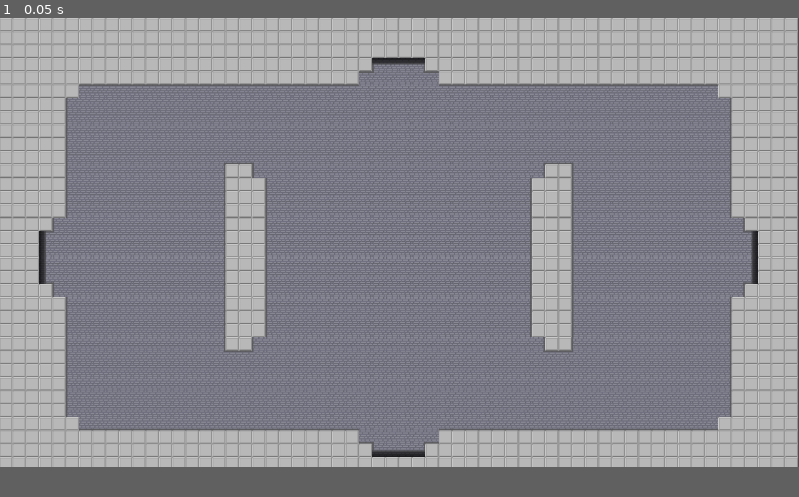
Above: before the commit, frame 1.
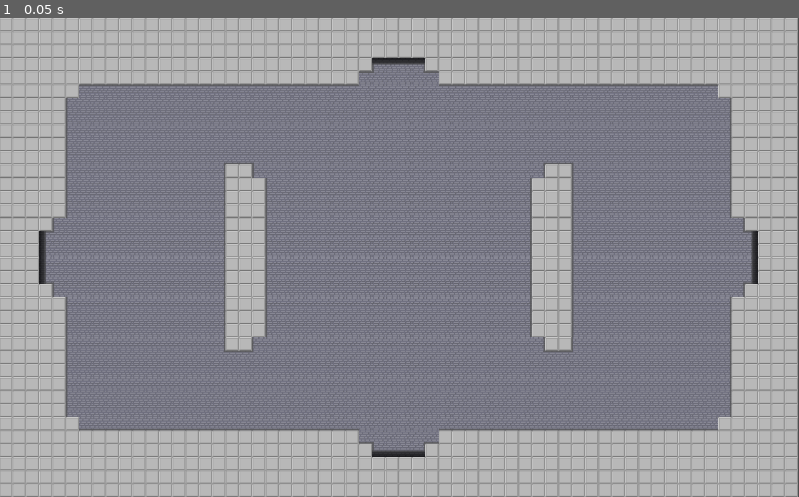
Above: after the commit, the same moment.

Repository: TauMark/RollinsAbschlussprojekt
Game: Godot game, scene res://Scenes/Level1.tscn
The game is run twice, just before and just after one commit, with the same random seed, the same clock (stepped at 60 frames per second) and the same inputs. Before the commit the project has no main scene; this scene is started directly in both runs.
Inputs:
- Up to frame 1 (0.05 s): no input
In our replay, the window is 799x449 before the commit and 799x479 after it. These sizes can differ from the game's own. Grey fills any space a smaller window leaves; there, only what the larger window draws over its background counts as a difference.

The runs differ from the first frame. In frame 1, 1.1% of the frame differs, in the area x 0-100%, y 93-100%.

Commit message:
Wall Collision added

Diff:
--- a/Scenes/Level1.tscn
+++ b/Scenes/Level1.tscn
@@ -1,7 +1,6 @@
 [gd_scene format=4 uid="uid://d22v1uo7du3s0"]
 
 [ext_resource type="Texture2D" uid="uid://crdkmyghcxjb4" path="res://Assets/Tilesheets/SpriteSheetMainBG_V2.png" id="1_q12u6"]
-[ext_resource type="Texture2D" uid="uid://coxreaawxdbso" path="res://Assets/tilesheet_complete.webp" id="2_joc8x"]
 
 [sub_resource type="TileMapPattern" id="TileMapPattern_gfjgm"]
 tile_data = PackedInt32Array(0, 0, 0, 65536, 0, 0, 131072, 0, 0, 1, 0, 0, 65537, 0, 1, 131073, 0, 0, 2, 0, 0, 65538, 0, 0, 131074, 0, 0)
@@ -27,7 +26,7 @@
 1:0/0 = 0
 1:0/0/terrain_set = 0
 1:0/0/terrain = 0
-1:0/0/physics_layer_0/polygon_0/points = PackedVector2Array(-48, -48, 48, -48, 48, 48, -48, 48)
+1:0/0/physics_layer_0/polygon_0/points = PackedVector2Array(-48, -48, -16, -48, -16, -16, -48, -16)
 1:0/0/terrains_peering_bit/right_side = 0
 1:0/0/terrains_peering_bit/bottom_right_corner = 0
 1:0/0/terrains_peering_bit/bottom_side = 0
@@ -39,6 +38,7 @@
 2:0/0 = 0
 2:0/0/terrain_set = 0
 2:0/0/terrain = 0
+2:0/0/physics_layer_0/polygon_0/points = PackedVector2Array(16, -48, 48, -48, 48, -16, 16, -16)
 2:0/0/terrains_peering_bit/right_side = 0
 2:0/0/terrains_peering_bit/bottom_right_corner = 0
 2:0/0/terrains_peering_bit/bottom_side = 0
@@ -50,6 +50,7 @@
 3:0/0 = 0
 3:0/0/terrain_set = 0
 3:0/0/terrain = 0
+3:0/0/physics_layer_0/polygon_0/points = PackedVector2Array(48, 16, 48, 48, 16, 48, 16, 16)
 3:0/0/terrains_peering_bit/right_side = 0
 3:0/0/terrains_peering_bit/bottom_right_corner = 1
 3:0/0/terrains_peering_bit/bottom_side = 0
@@ -61,6 +62,7 @@
 4:0/0 = 0
 4:0/0/terrain_set = 0
 4:0/0/terrain = 0
+4:0/0/physics_layer_0/polygon_0/points = PackedVector2Array(-16, 48, -48, 48, -48, 16, -16, 16)
 4:0/0/terrains_peering_bit/right_side = 0
 4:0/0/terrains_peering_bit/bottom_right_corner = 0
 4:0/0/terrains_peering_bit/bottom_side = 0
@@ -72,6 +74,7 @@
 0:1/0 = 0
 0:1/0/terrain_set = 0
 0:1/0/terrain = 0
+0:1/0/physics_layer_0/polygon_0/points = PackedVector2Array(-48, -16, 48, -16, 48, -48, -48, -48)
 0:1/0/terrains_peering_bit/right_side = 0
 0:1/0/terrains_peering_bit/bottom_right_corner = 0
 0:1/0/terrains_peering_bit/bottom_side = 0
@@ -83,6 +86,7 @@
 1:1/0 = 0
 1:1/0/terrain_set = 0
 1:1/0/terrain = 0
+1:1/0/physics_layer_0/polygon_0/points = PackedVector2Array(16, -48, 16, 48, 48, 48, 48, -48)
 1:1/0/terrains_peering_bit/right_side = 1
 1:1/0/terrains_peering_bit/bottom_right_corner = 1
 1:1/0/terrains_peering_bit/bottom_side = 0
@@ -94,6 +98,7 @@
 2:1/0 = 0
 2:1/0/terrain_set = 0
 2:1/0/terrain = 0
+2:1/0/physics_layer_0/polygon_0/points = PackedVector2Array(48, 16, -48, 16, -48, 48, 48, 48)
 2:1/0/terrains_peering_bit/right_side = 0
 2:1/0/terrains_peering_bit/bottom_right_corner = 1
 2:1/0/terrains_peering_bit/bottom_side = 1
@@ -105,6 +110,7 @@
 3:1/0 = 0
 3:1/0/terrain_set = 0
 3:1/0/terrain = 0
+3:1/0/physics_layer_0/polygon_0/points = PackedVector2Array(-16, 48, -16, -48, -48, -48, -48, 48)
 3:1/0/terrains_peering_bit/right_side = 0
 3:1/0/terrains_peering_bit/bottom_right_corner = 0
 3:1/0/terrains_peering_bit/bottom_side = 0
@@ -116,6 +122,7 @@
 4:1/0 = 0
 4:1/0/terrain_set = 0
 4:1/0/terrain = 1
+4:1/0/physics_layer_0/polygon_0/points = PackedVector2Array(-48, -48, 48, -48, 48, 16, -48, 16)
 4:1/0/terrains_peering_bit/right_side = 1
 4:1/0/terrains_peering_bit/bottom_right_corner = 0
 4:1/0/terrains_peering_bit/bottom_side = 0
@@ -127,6 +134,7 @@
 0:2/0 = 0
 0:2/0/terrain_set = 0
 0:2/0/terrain = 1
+0:2/0/physics_layer_0/polygon_0/points = PackedVector2Array(48, -48, 48, 48, -16, 48, -16, -48)
 0:2/0/terrains_peering_bit/right_side = 1
 0:2/0/terrains_peering_bit/bottom_right_corner = 1
 0:2/0/terrains_peering_bit/bottom_side = 1
@@ -138,6 +146,7 @@
 1:2/0 = 0
 1:2/0/terrain_set = 0
 1:2/0/terrain = 1
+1:2/0/physics_layer_0/polygon_0/points = PackedVector2Array(48, 48, -48, 48, -48, -16, 48, -16)
 1:2/0/terrains_peering_bit/right_side = 1
 1:2/0/terrains_peering_bit/bottom_right_corner = 1
 1:2/0/terrains_peering_bit/bottom_side = 1
@@ -149,6 +158,7 @@
 2:2/0 = 0
 2:2/0/terrain_set = 0
 2:2/0/terrain = 1
+2:2/0/physics_layer_0/polygon_0/points = PackedVector2Array(-48, 48, -48, -48, 16, -48, 16, 48)
 2:2/0/terrains_peering_bit/right_side = 0
 2:2/0/terrains_peering_bit/bottom_right_corner = 0
 2:2/0/terrains_peering_bit/bottom_side = 1
@@ -160,6 +170,7 @@
 3:2/0 = 0
 3:2/0/terrain_set = 0
 3:2/0/terrain = 0
+3:2/0/physics_layer_0/polygon_0/points = PackedVector2Array(-48, 48, -16, 48, -16, -16, 48, -16, 48, -48, -48, -48)
 3:2/0/terrains_peering_bit/right_side = 0
 3:2/0/terrains_peering_bit/bottom_right_corner = 0
 3:2/0/terrains_peering_bit/bottom_side = 0
@@ -171,6 +182,7 @@
 4:2/0 = 0
 4:2/0/terrain_set = 0
 4:2/0/terrain = 0
+4:2/0/physics_layer_0/polygon_0/points = PackedVector2Array(-48, -48, -48, -16, 16, -16, 16, 48, 48, 48, 48, -48)
 4:2/0/terrains_peering_bit/right_side = 1
 4:2/0/terrains_peering_bit/bottom_right_corner = 1
 4:2/0/terrains_peering_bit/bottom_side = 0
@@ -182,6 +194,7 @@
 0:3/0 = 0
 0:3/0/terrain_set = 0
 0:3/0/terrain = 0
+0:3/0/physics_layer_0/polygon_0/points = PackedVector2Array(48, -48, 16, -48, 16, 16, -48, 16, -48, 48, 48, 48)
 0:3/0/terrains_peering_bit/right_side = 1
 0:3/0/terrains_peering_bit/bottom_right_corner = 1
 0:3/0/terrains_peering_bit/bottom_side = 1
@@ -193,6 +206,7 @@
 1:3/0 = 0
 1:3/0/terrain_set = 0
 1:3/0/terrain = 0
+1:3/0/physics_layer_0/polygon_0/points = PackedVector2Array(48, 48, 48, 16, -16, 16, -16, -48, -48, -48, -48, 48)
 1:3/0/terrains_peering_bit/right_side = 0
 1:3/0/terrains_peering_bit/bottom_right_corner = 1
 1:3/0/terrains_peering_bit/bottom_side = 1
@@ -204,6 +218,7 @@
 2:3/0 = 0
 2:3/0/terrain_set = 0
 2:3/0/terrain = 0
+2:3/0/physics_layer_0/polygon_0/points = PackedVector2Array(-48, 48, -48, 16, -16, 16, -16, 48)
 2:3/0/terrains_peering_bit/right_side = 0
 2:3/0/terrains_peering_bit/bottom_right_corner = 0
 2:3/0/terrains_peering_bit/bottom_side = 0
@@ -215,6 +230,7 @@
 3:3/0 = 0
 3:3/0/terrain_set = 0
 3:3/0/terrain = 0
+3:3/0/physics_layer_0/polygon_0/points = PackedVector2Array(-48, -48, -16, -48, -16, -16, -48, -16)
 3:3/0/terrains_peering_bit/right_side = 0
 3:3/0/terrains_peering_bit/bottom_right_corner = 0
 3:3/0/terrains_peering_bit/bottom_side = 0
@@ -226,6 +242,7 @@
 4:3/0 = 0
 4:3/0/terrain_set = 0
 4:3/0/terrain = 0
+4:3/0/physics_layer_0/polygon_0/points = PackedVector2Array(-48, -48, -16, -48, -16, -16, -48, -16)
 4:3/0/terrains_peering_bit/right_side = 0
 4:3/0/terrains_peering_bit/bottom_right_corner = 0
 4:3/0/terrains_peering_bit/bottom_side = 0
@@ -237,6 +254,7 @@
 0:4/0 = 0
 0:4/0/terrain_set = 0
 0:4/0/terrain = 0
+0:4/0/physics_layer_0/polygon_0/points = PackedVector2Array(48, -48, 48, -16, 16, -16, 16, -48)
 0:4/0/terrains_peering_bit/right_side = 0
 0:4/0/terrains_peering_bit/bottom_right_corner = 0
 0:4/0/terrains_peering_bit/bottom_side = 0
@@ -248,6 +266,7 @@
 1:4/0 = 0
 1:4/0/terrain_set = 0
 1:4/0/terrain = 0
+1:4/0/physics_layer_0/polygon_0/points = PackedVector2Array(48, -48, 48, -16, 16, -16, 16, -48)
 1:4/0/terrains_peering_bit/right_side = 2
 1:4/0/terrains_peering_bit/bottom_right_corner = 2
 1:4/0/terrains_peering_bit/bottom_side = 0
@@ -259,6 +278,7 @@
 2:4/0 = 0
 2:4/0/terrain_set = 0
 2:4/0/terrain = 0
+2:4/0/physics_layer_0/polygon_0/points = PackedVector2Array(48, 48, 16, 48, 16, 16, 48, 16)
 2:4/0/terrains_peering_bit/right_side = 2
 2:4/0/terrains_peering_bit/bottom_right_corner = 1
 2:4/0/terrains_peering_bit/bottom_side = 0
@@ -270,6 +290,7 @@
 3:4/0 = 0
 3:4/0/terrain_set = 0
 3:4/0/terrain = 0
+3:4/0/physics_layer_0/polygon_0/points = PackedVector2Array(48, 48, 16, 48, 16, 16, 48, 16)
 3:4/0/terrains_peering_bit/right_side = 0
 3:4/0/terrains_peering_bit/bottom_right_corner = 1
 3:4/0/terrains_peering_bit/bottom_side = 2
@@ -281,6 +302,7 @@
 4:4/0 = 0
 4:4/0/terrain_set = 0
 4:4/0/terrain = 0
+4:4/0/physics_layer_0/polygon_0/points = PackedVector2Array(-48, 48, -48, 16, -16, 16, -16, 48)
 4:4/0/terrains_peering_bit/right_side = 0
 4:4/0/terrains_peering_bit/bottom_right_corner = 2
 4:4/0/terrains_peering_bit/bottom_side = 2
@@ -292,6 +314,7 @@
 0:5/0 = 0
 0:5/0/terrain_set = 0
 0:5/0/terrain = 1
+0:5/0/physics_layer_0/polygon_0/points = PackedVector2Array(-48, -48, 48, -48, 48, 48, -48, 48)
 0:5/0/terrains_peering_bit/right_side = 1
 0:5/0/terrains_peering_bit/bottom_right_corner = 1
 0:5/0/terrains_peering_bit/bottom_side = 1
@@ -315,285 +338,9 @@
 pattern_0 = SubResource("TileMapPattern_gfjgm")
 pattern_1 = SubResource("TileMapPattern_3vi7k")
 
-[sub_resource type="TileSetAtlasSource" id="TileSetAtlasSource_gfjgm"]
-texture = ExtResource("2_joc8x")
-texture_region_size = Vector2i(64, 64)
-0:0/0 = 0
-1:0/0 = 0
-2:0/0 = 0
-3:0/0 = 0
-4:0/0 = 0
-5:0/0 = 0
-6:0/0 = 0
-7:0/0 = 0
-8:0/0 = 0
-9:0/0 = 0
-10:0/0 = 0
-11:0/0 = 0
-12:0/0 = 0
-13:0/0 = 0
-14:0/0 = 0
-15:0/0 = 0
-16:0/0 = 0
-17:0/0 = 0
-18:0/0 = 0
-19:0/0 = 0
-20:0/0 = 0
-21:0/0 = 0
-0:1/0 = 0
-1:1/0 = 0
-2:1/0 = 0
-3:1/0 = 0
-4:1/0 = 0
-5:1/0 = 0
-6:1/0 = 0
-7:1/0 = 0
-8:1/0 = 0
-9:1/0 = 0
-10:1/0 = 0
-11:1/0 = 0
-12:1/0 = 0
-13:1/0 = 0
-14:1/0 = 0
-15:1/0 = 0
-16:1/0 = 0
-17:1/0 = 0
-18:1/0 = 0
-19:1/0 = 0
-20:1/0 = 0
-21:1/0 = 0
-0:2/0 = 0
-1:2/0 = 0
-2:2/0 = 0
-3:2/0 = 0
-4:2/0 = 0
-5:2/0 = 0
-6:2/0 = 0
-7:2/0 = 0
-8:2/0 = 0
-9:2/0 = 0
-10:2/0 = 0
-11:2/0 = 0
-12:2/0 = 0
-13:2/0 = 0
-14:2/0 = 0
-15:2/0 = 0
-16:2/0 = 0
-17:2/0 = 0
-18:2/0 = 0
-19:2/0 = 0
-20:2/0 = 0
-21:2/0 = 0
-0:3/0 = 0
-1:3/0 = 0
-2:3/0 = 0
-3:3/0 = 0
-4:3/0 = 0
-5:3/0 = 0
-6:3/0 = 0
-7:3/0 = 0
-8:3/0 = 0
-9:3/0 = 0
-10:3/0 = 0
-11:3/0 = 0
-12:3/0 = 0
-13:3/0 = 0
-14:3/0 = 0
-15:3/0 = 0
-16:3/0 = 0
-17:3/0 = 0
-18:3/0 = 0
-19:3/0 = 0
-20:3/0 = 0
-21:3/0 = 0
-0:4/0 = 0
-1:4/0 = 0
-2:4/0 = 0
-3:4/0 = 0
-4:4/0 = 0
-5:4/0 = 0
-6:4/0 = 0
-7:4/0 = 0
-8:4/0 = 0
-9:4/0 = 0
-10:4/0 = 0
-11:4/0 = 0
-12:4/0 = 0
-13:4/0 = 0
-14:4/0 = 0
-15:4/0 = 0
-16:4/0 = 0
-17:4/0 = 0
-18:4/0 = 0
-19:4/0 = 0
-21:4/0 = 0
-0:5/0 = 0
-1:5/0 = 0
-2:5/0 = 0
-3:5/0 = 0
-4:5/0 = 0
-5:5/0 = 0
-6:5/0 = 0
-7:5/0 = 0
-8:5/0 = 0
-9:5/0 = 0
-10:5/0 = 0
-11:5/0 = 0
-12:5/0 = 0
-13:5/0 = 0
-14:5/0 = 0
-15:5/0 = 0
-16:5/0 = 0
-17:5/0 = 0
-18:5/0 = 0
-19:5/0 = 0
-20:5/0 = 0
-21:5/0 = 0
-0:6/0 = 0
-1:6/0 = 0
-2:6/0 = 0
-3:6/0 = 0
-4:6/0 = 0
-5:6/0 = 0
-6:6/0 = 0
-7:6/0 = 0
-8:6/0 = 0
-9:6/0 = 0
-10:6/0 = 0
-11:6/0 = 0
-12:6/0 = 0
-13:6/0 = 0
-14:6/0 = 0
-15:6/0 = 0
-16:6/0 = 0
-17:6/0 = 0
-18:6/0 = 0
-19:6/0 = 0
-20:6/0 = 0
-21:6/0 = 0
-0:7/0 = 0
-1:7/0 = 0
-2:7/0 = 0
-3:7/0 = 0
-4:7/0 = 0
-5:7/0 = 0
-6:7/0 = 0
-7:7/0 = 0
-8:7/0 = 0
-9:7/0 = 0
-10:7/0 = 0
-11:7/0 = 0
-12:7/0 = 0
-13:7/0 = 0
-14:7/0 = 0
-15:7/0 = 0
-16:7/0 = 0
-17:7/0 = 0
-18:7/0 = 0
-19:7/0 = 0
-20:7/0 = 0
-21:7/0 = 0
-0:8/0 = 0
-1:8/0 = 0
-2:8/0 = 0
-3:8/0 = 0
-4:8/0 = 0
-5:8/0 = 0
-6:8/0 = 0
-7:8/0 = 0
-8:8/0 = 0
-9:8/0 = 0
-10:8/0 = 0
-11:8/0 = 0
-12:8/0 = 0
-13:8/0 = 0
-14:8/0 = 0
-15:8/0 = 0
-16:8/0 = 0
-17:8/0 = 0
-18:8/0 = 0
-19:8/0 = 0
-20:8/0 = 0
-21:8/0 = 0
-0:9/0 = 0
-1:9/0 = 0
-2:9/0 = 0
-3:9/0 = 0
-4:9/0 = 0
-5:9/0 = 0
-6:9/0 = 0
-7:9/0 = 0
-8:9/0 = 0
-9:9/0 = 0
-10:9/0 = 0
-11:9/0 = 0
-12:9/0 = 0
-13:9/0 = 0
-14:9/0 = 0
-15:9/0 = 0
-16:9/0 = 0
-17:9/0 = 0
-18:9/0 = 0
-19:9/0 = 0
-20:9/0 = 0
-21:9/0 = 0
-0:10/0 = 0
-1:10/0 = 0
-2:10/0 = 0
-3:10/0 = 0
-4:10/0 = 0
-5:10/0 = 0
-6:10/0 = 0
-7:10/0 = 0
-8:10/0 = 0
-9:10/0 = 0
-10:10/0 = 0
-11:10/0 = 0
-12:10/0 = 0
-13:10/0 = 0
-14:10/0 = 0
-15:10/0 = 0
-16:10/0 = 0
-17:10/0 = 0
-18:10/0 = 0
-19:10/0 = 0
-20:10/0 = 0
-21:10/0 = 0
-0:11/0 = 0
-1:11/0 = 0
-2:11/0 = 0
-3:11/0 = 0
-4:11/0 = 0
-5:11/0 = 0
-6:11/0 = 0
-7:11/0 = 0
-8:11/0 = 0
-9:11/0 = 0
-10:11/0 = 0
-11:11/0 = 0
-12:11/0 = 0
-13:11/0 = 0
-14:11/0 = 0
-15:11/0 = 0
-16:11/0 = 0
-17:11/0 = 0
-18:11/0 = 0
-19:11/0 = 0
-20:11/0 = 0
-21:11/0 = 0
-
-[sub_resource type="TileSet" id="TileSet_3vi7k"]
-tile_size = Vector2i(64, 64)
-sources/0 = SubResource("TileSetAtlasSource_gfjgm")
-
 [node name="Map" type="Node2D" unique_id=1586575300]
 
 [node name="TileMapLayer" type="TileMapLayer" parent="." unique_id=1516116214]
 position = Vector2(-2, 0)
 tile_map_data = PackedByteArray("AAAAAAAAAwAAAAUAAAABAAAAAwAAAAUAAAACAAAAAwAAAAUAAAADAAAAAwAAAAUAAAAEAAAAAwAAAAUAAAAFAA …(3760 unchanged characters)…
 tile_set = SubResource("TileSet_3h1ab")
-
-[node name="TileMap" type="TileMap" parent="." unique_id=1146192436]
-tile_set = SubResource("TileSet_3vi7k")
-rendering_quadrant_size = 64
-format = 2
--- a/project.godot
+++ b/project.godot
@@ -11,13 +11,14 @@
 [application]
 
 config/name="AP_ITF231_Game"
+run/main_scene="uid://d22v1uo7du3s0"
 config/features=PackedStringArray("4.6", "Forward Plus")
 config/icon="res://icon.svg"
 
 [display]
 
 window/size/viewport_width=1920
-window/size/viewport_height=1080
+window/size/viewport_height=1152
 
 [input]
 
Not shown, added: Assets/Deco.piskel
